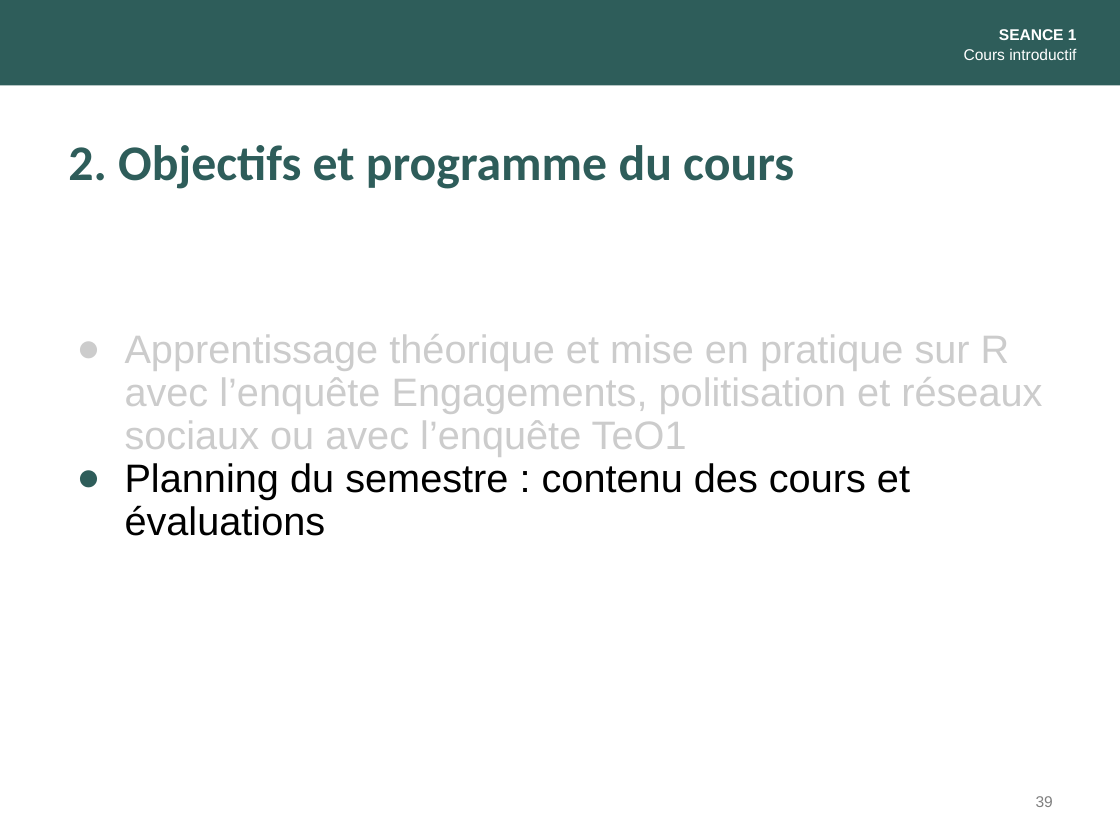
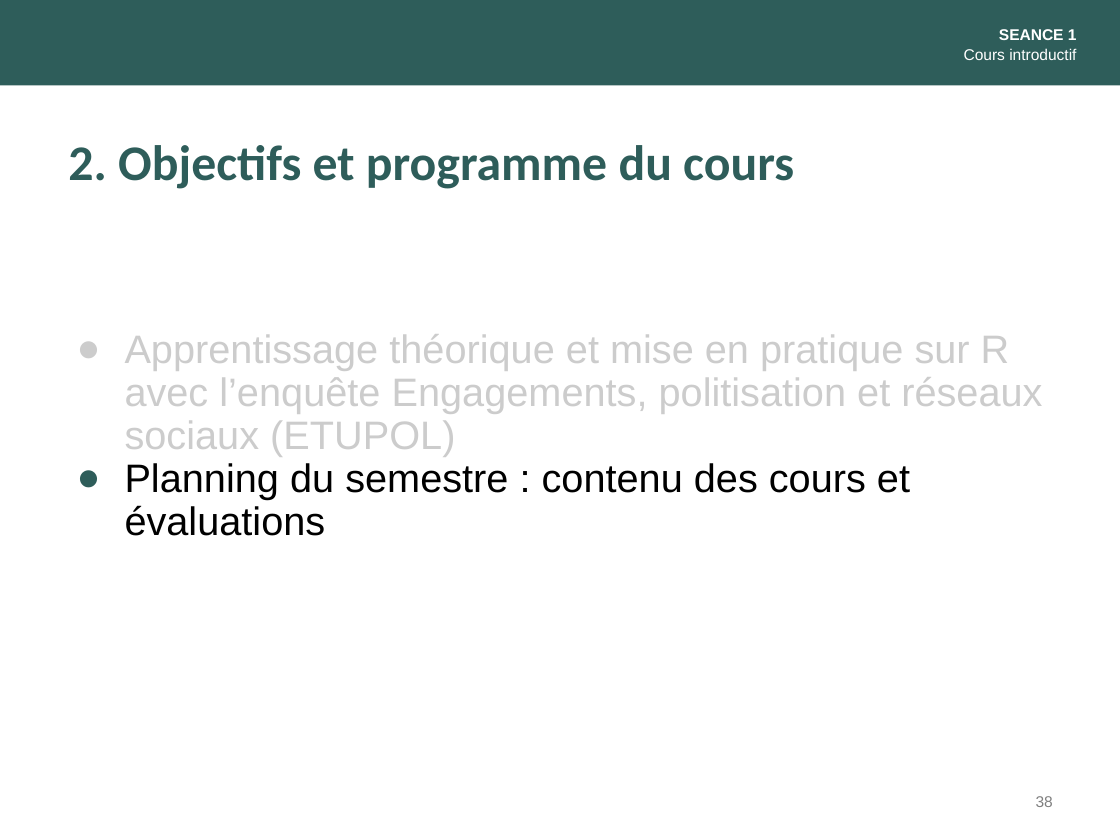
Before and after one commit to alextranslatus/MQSS, a slide deck: slide 38 of slides/1. Intro Partie I.pptx (slide 39 before the commit). Drawn at 1120x840 pixels with LibreOffice and Linux fonts; fonts in the diff are those of the drawing. Boxes give left, top, right and bottom in pixels: in the first picture for what was removed or moved away, otherwise in the second. Text is boxed around its words. In the diff, an @@ line names an element or a change of style, - is before the commit and + after.

```diff
--- a/slides/1. Intro Partie I.pptx
+++ b/slides/1. Intro Partie I.pptx
@@ text at [125, 334, 1042, 456]: text changed @@
-● Apprentissage théorique et mise en pratique sur R avec l’enquête Engagements, politisation et réseaux sociaux ou avec l’enquête TeO1
+● Apprentissage théorique et mise en pratique sur R avec l’enquête Engagements, politisation et réseaux sociaux (ETUPOL)
```
Also in this commit, not shown: 2 other slides changed, 1 slide removed, 11 other files.
